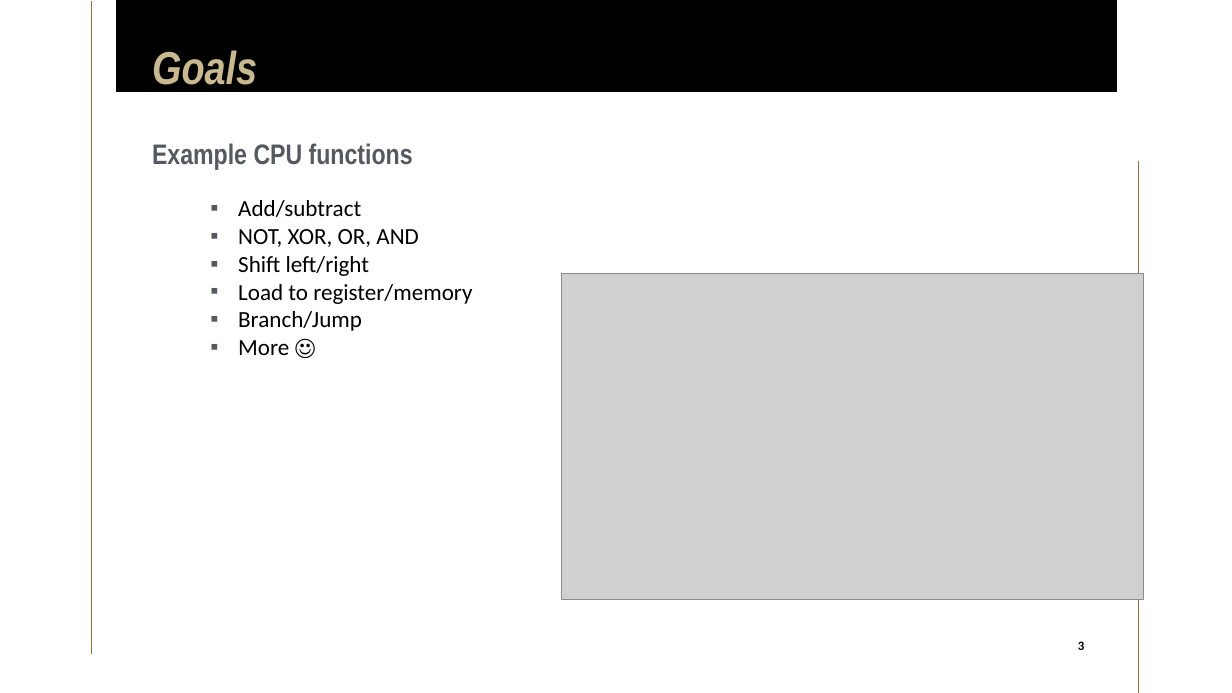
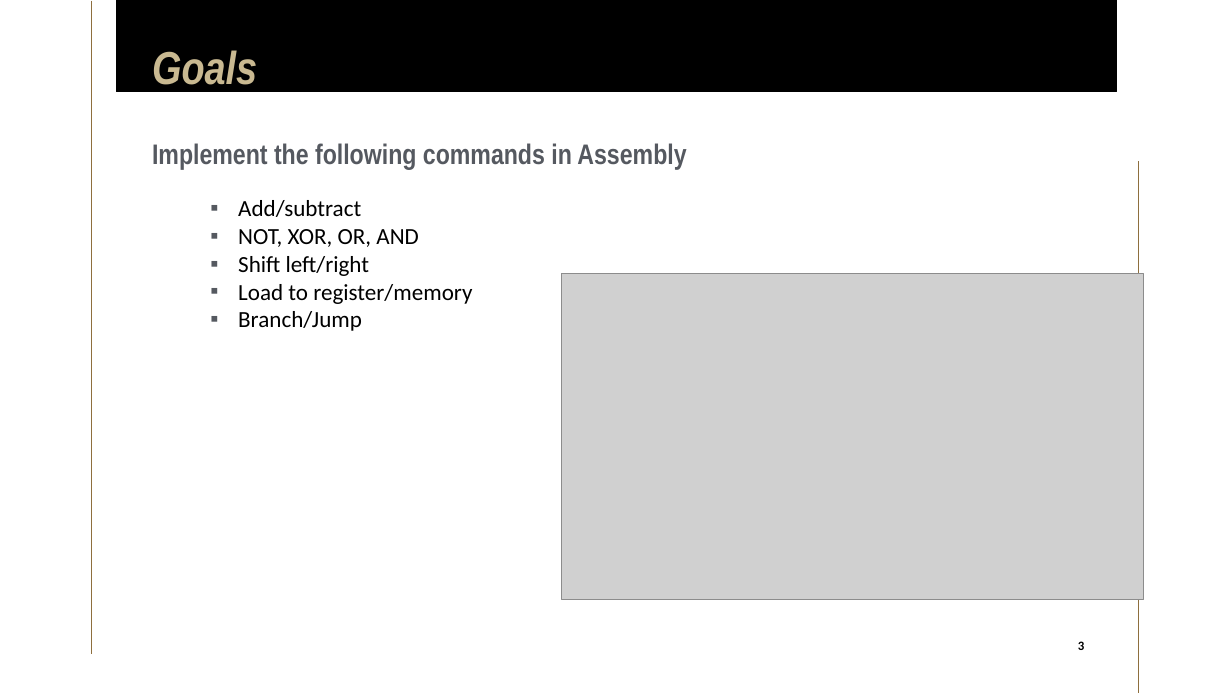
Before and after one commit to limichael246/STARS_2024, a slide deck: slide 3 of Project_Proposal.pptx. Drawn at 1232x693 pixels with LibreOffice and Linux fonts; fonts in the diff are those of the drawing; grey boxes stand for pictures. Boxes give left, top, right and bottom in pixels: in the first picture for what was removed or moved away, otherwise in the second. Text is boxed around its words. In the diff, an @@ line names an element or a change of style, - is before the commit and + after.

```diff
--- a/Project_Proposal.pptx
+++ b/Project_Proposal.pptx
@@ subtitle at (152, 143, 686, 169): text changed @@
-Example CPU functions
+Implement the following commands in Assembly
@@ text at (238, 340, 289, 355): paragraph removed @@
-▪ More ☺
```
Also in this commit, not shown: 6 other slides changed, 5 slides added, 26 slides removed.
